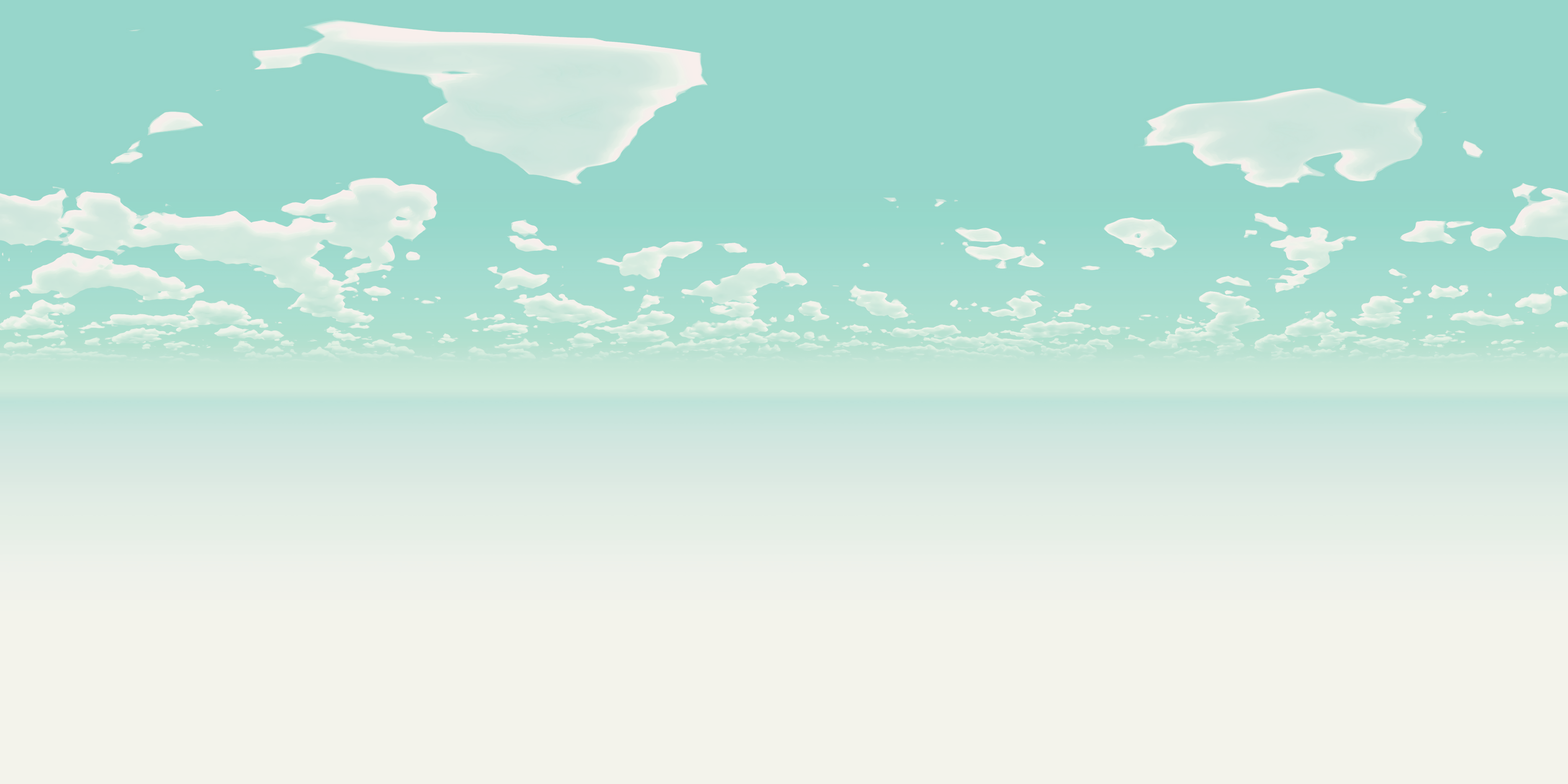
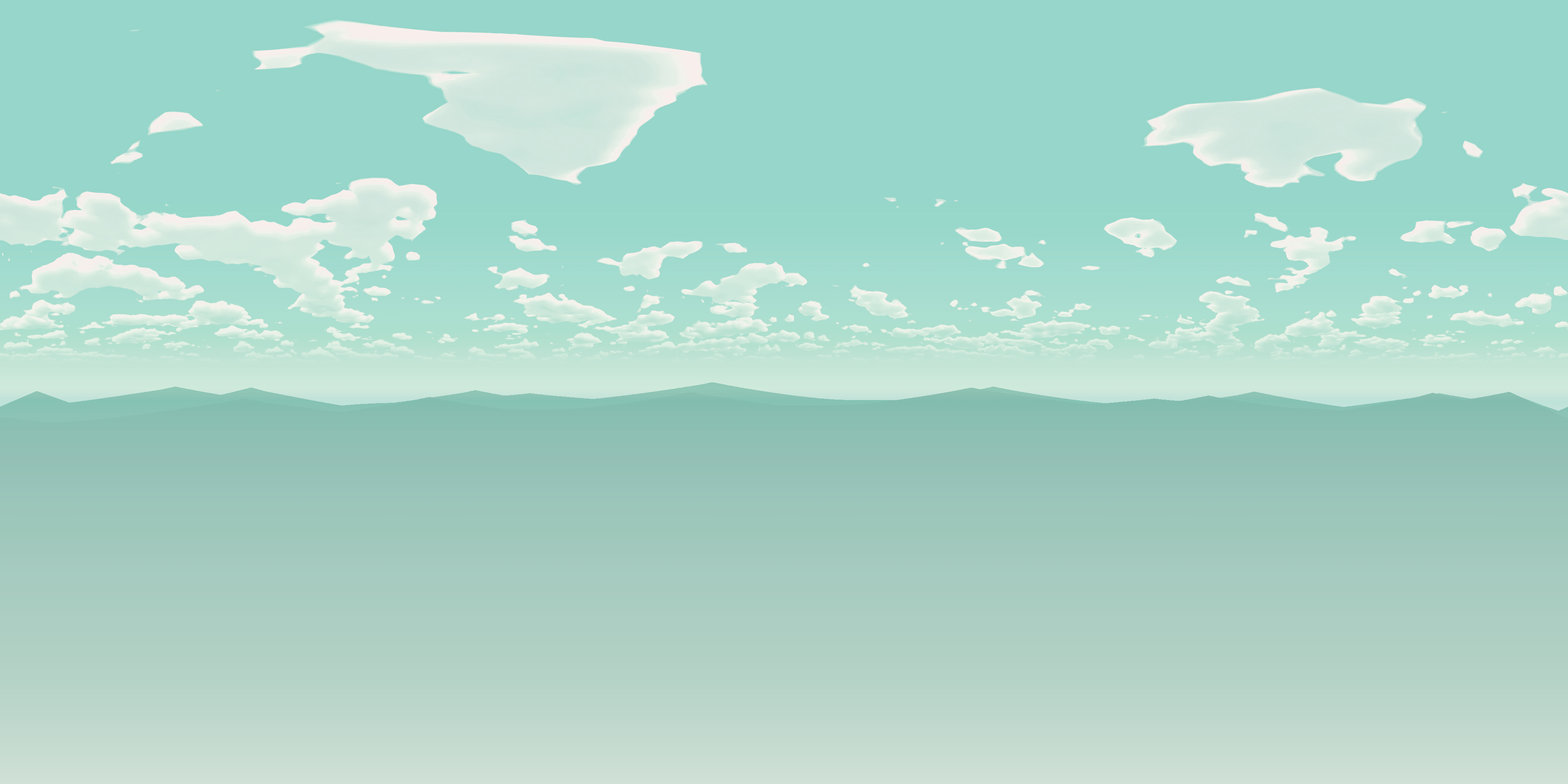
Two versions of the same layered image (1568x784). Layer-by-layer changes:
added layer "Layer 3" (multiply, 75%) above "Layer 2" over left=0, top=382, right=1568, bottom=784